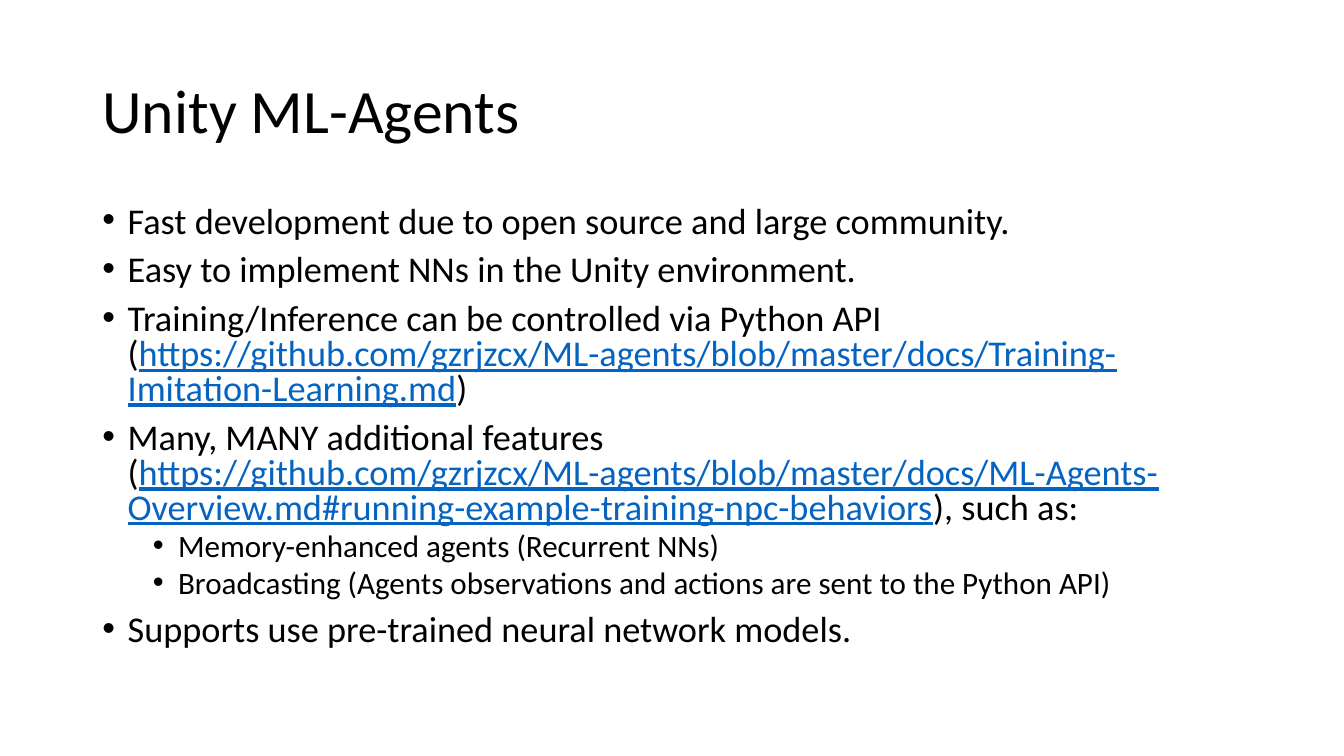
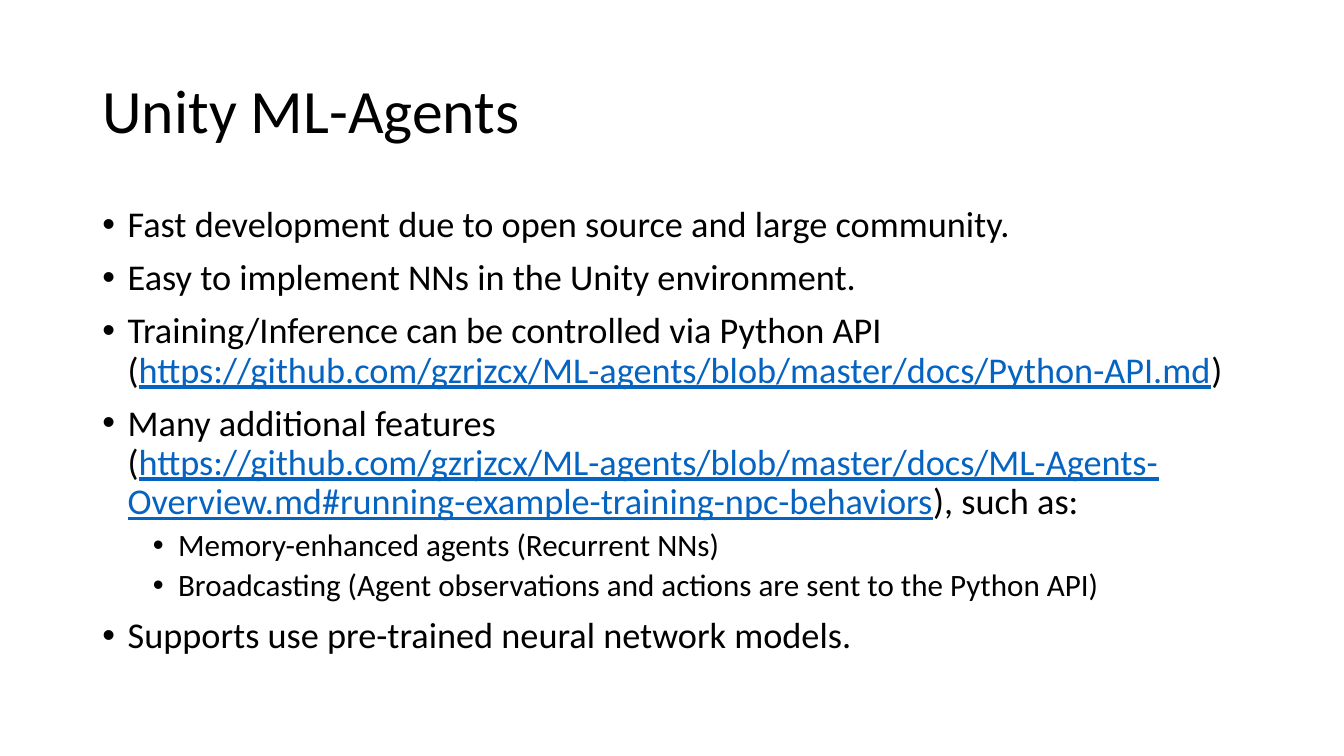
Before and after one commit to ztsv-av/xr_ml, a slide deck: slide 8 of unity-vs-unreal.pptx (slide 4 before the commit). Drawn at 1344x756 pixels with LibreOffice and Linux fonts; fonts in the diff are those of the drawing. Boxes give left, top, right and bottom in pixels: in the first picture for what was removed or moved away, otherwise in the second. Text is boxed around its words. In the diff, an @@ line names an element or a change of style, - is before the commit and + after.

```diff
--- a/unity-vs-unreal.pptx
+++ b/unity-vs-unreal.pptx
@@ text at (128, 211, 1010, 654): line spacing 0.8 to 0.9 @@
@@ text at (128, 317, 1223, 521): text changed @@
-• Training/Inference can be controlled via Python API (https://github.com/gzrjzcx/ML-agents/blob/master/docs/Training-Imitation-Learning.md)
-• Many, MANY additional features (https://github.com/gzrjzcx/ML-agents/blob/master/docs/ML-Agents-Overview.md#running-example-training-npc-behaviors), such as:
+• Training/Inference can be controlled via Python API (https://github.com/gzrjzcx/ML-agents/blob/master/docs/Python-API.md)
+• Many additional features (https://github.com/gzrjzcx/ML-agents/blob/master/docs/ML-Agents-Overview.md#running-example-training-npc-behaviors), such as:
@@ text at (178, 573, 1098, 602): text changed @@
-  • Broadcasting (Agents observations and actions are sent to the Python API)
+  • Broadcasting (Agent observations and actions are sent to the Python API)
```
Also in this commit, not shown: 4 other slides changed, 6 slides added.
